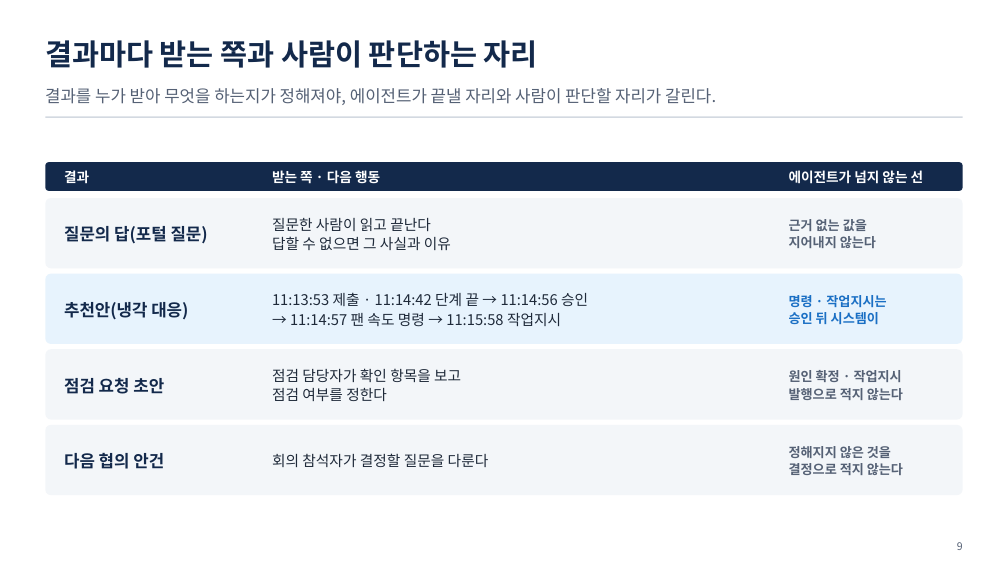
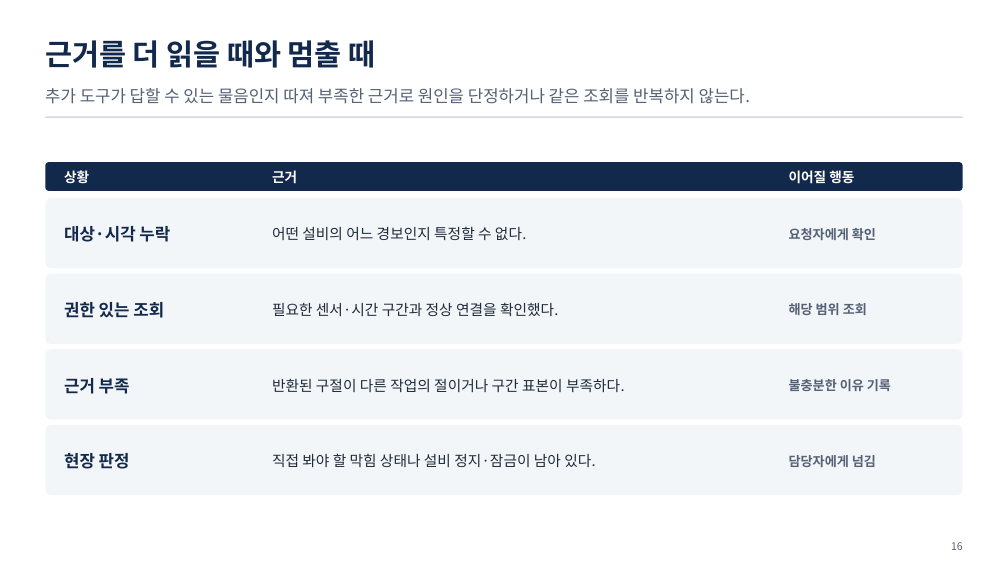
Before and after one commit to uengine-oss/hyd-iot-edu, a slide deck: slide 16 of workspace/강의제작/산출물/실전반/이론_오프라인/04회차/실전반_오프라인_04회차.pptx (slide 9 before the commit). Drawn at 1008x567 pixels with LibreOffice and Linux fonts; fonts in the diff are those of the drawing. Boxes give left, top, right and bottom in pixels: in the first picture for what was removed or moved away, otherwise in the second. Text is boxed around its words. In the diff, an @@ line names an element or a change of style, - is before the commit and + after.

```diff
--- a/workspace/강의제작/산출물/실전반/이론_오프라인/04회차/실전반_오프라인_04회차.pptx
+++ b/workspace/강의제작/산출물/실전반/이론_오프라인/04회차/실전반_오프라인_04회차.pptx
@@ text at bbox=[45, 40, 376, 68]: text changed @@
-결과마다 받는 쪽과 사람이 판단하는 자리
+근거를 더 읽을 때와 멈출 때
@@ text at bbox=[45, 88, 750, 104]: text changed @@
-결과를 누가 받아 무엇을 하는지가 정해져야, 에이전트가 끝낼 자리와 사람이 판단할 자리가 갈린다.
+추가 도구가 답할 수 있는 물음인지 따져 부족한 근거로 원인을 단정하거나 같은 조회를 반복하지 않는다.
@@ text at bbox=[64, 170, 89, 183]: text changed @@
-결과
+상황
@@ text at bbox=[272, 170, 297, 184]: text changed @@
-받는 쪽 · 다음 행동
+근거
@@ text at bbox=[789, 170, 854, 184]: text changed @@
-에이전트가 넘지 않는 선
+이어질 행동
@@ text at bbox=[64, 226, 170, 242]: text changed @@
-질문의 답(포털 질문)
+대상·시각 누락
@@ text at bbox=[272, 226, 527, 240]: text changed @@
-질문한 사람이 읽고 끝난다
-답할 수 없으면 그 사실과 이유
+어떤 설비의 어느 경보인지 특정할 수 없다.
@@ text at bbox=[789, 228, 876, 240]: text changed @@
-근거 없는 값을
-지어내지 않는다
+요청자에게 확인
@@ rounded rectangle at bbox=[45, 274, 963, 344]: fill #E7F3FD to #F3F6F9 @@
@@ text at bbox=[64, 302, 164, 318]: text changed @@
-추천안(냉각 대응)
+권한 있는 조회
@@ text at bbox=[272, 302, 559, 316]: text changed @@
-11:13:53 제출 · 11:14:42 단계 끝 → 11:14:56 승인
-→ 11:14:57 팬 속도 명령 → 11:15:58 작업지시
+필요한 센서·시간 구간과 정상 연결을 확인했다.
@@ text at bbox=[789, 303, 867, 315]: text changed; text colour #1A6FC4 to #556175 @@
-명령 · 작업지시는
-승인 뒤 시스템이
+해당 범위 조회
@@ text at bbox=[64, 378, 130, 394]: text changed @@
-점검 요청 초안
+근거 부족
@@ text at bbox=[272, 379, 625, 392]: text changed @@
-점검 담당자가 확인 항목을 보고
-점검 여부를 정한다
+반환된 구절이 다른 작업의 절이거나 구간 표본이 부족하다.
@@ text at bbox=[789, 379, 891, 391]: text changed @@
-원인 확정 · 작업지시
-발행으로 적지 않는다
+불충분한 이유 기록
@@ text at bbox=[64, 453, 130, 469]: text changed @@
-다음 협의 안건
+현장 판정
@@ text at bbox=[272, 453, 595, 467]: text changed @@
-회의 참석자가 결정할 질문을 다룬다
+직접 봐야 할 막힘 상태나 설비 정지·잠금이 남아 있다.
@@ text at bbox=[789, 455, 876, 467]: text changed @@
-정해지지 않은 것을
-결정으로 적지 않는다
+담당자에게 넘김
@@ text at bbox=[951, 542, 963, 550]: text changed @@
-9
+16
```
Also in this commit, not shown: 9 other slides changed, 13 slides added, 21 slides removed, 13 other files.
